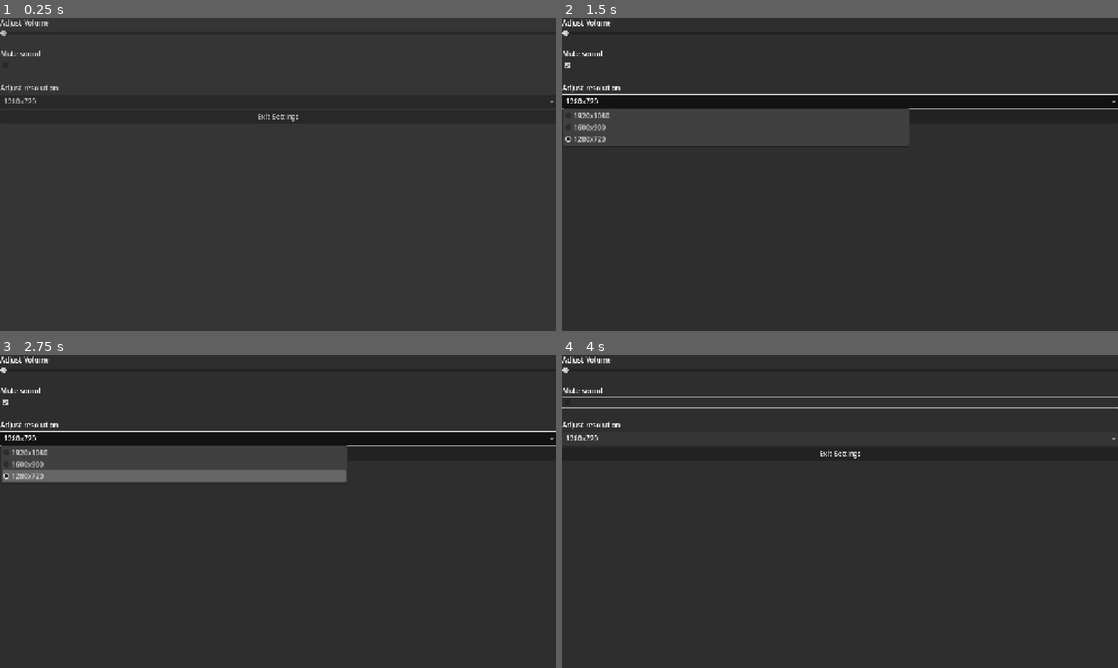
Above: before the commit, frames 1-4 (two rows, left to right).
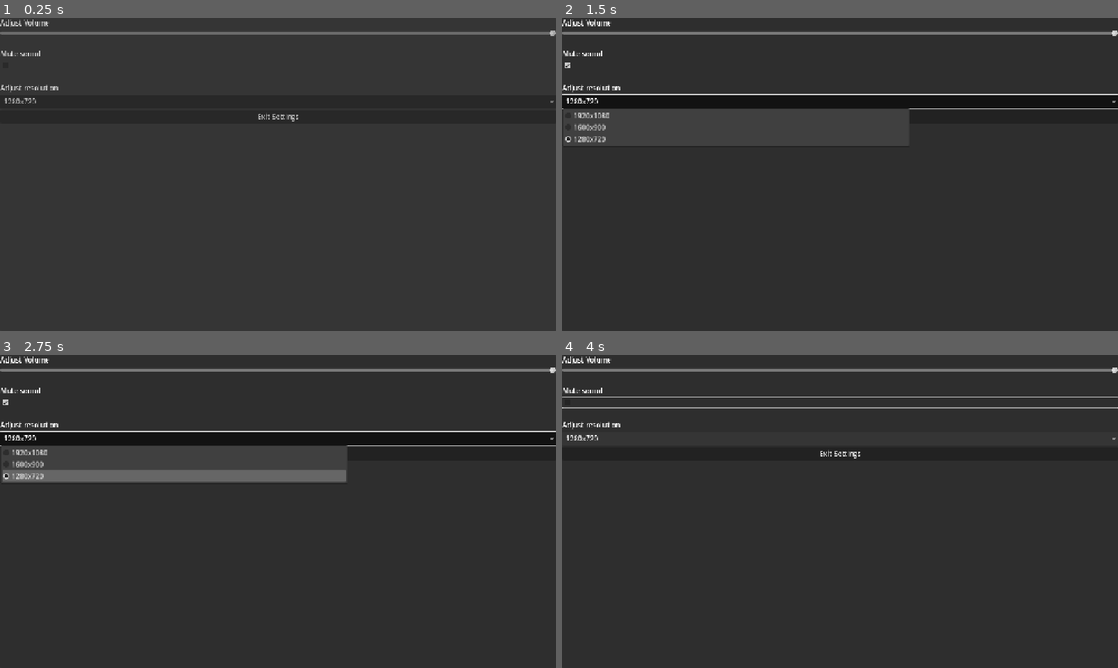
Above: after the commit, the same moments.

Repository: ToastedTeam/CaveGame
Game: Godot game, scene res://scenes/settings.tscn
Same seed, same stepped clock (60 frames per second), same inputs: the game is played once before the commit and once after it. This scene is started directly instead of the project's main scene.
Inputs (mouse positions are in pixels of both pictures, inside the frame that each line leads up to):
- Up to frame 1 (0.25 s): no input
- Up to frame 2 (1.5 s): click (840, 64) at 0.5 s; click "1280x720" at 1.25 s
- Up to frame 3 (2.75 s): tap Enter (ui_accept) at 2 s; hold Right (player_move_right) from 2.03 s (still down); tap A (player_attack) at 2.1 s; tap Up (player_jump) at 2.27 s
- Up to frame 4 (4 s): tap Enter (ui_accept) at 2.75, 3.5 s; tap D (player_dash) at 2.85 s; tap Up (player_jump) at 3.02 s; release Right (player_move_right) at 3.53 s; hold Left (player_move_left) from 3.53 s (still down); tap A (player_attack) at 3.6 s

The runs differ from the first frame. In frame 1, 0.9% of the frame differs, in the area x 0-100%, y 4-6%; in frame 2, 0.9%; in frame 3, 0.9%; in frame 4, 0.9%.

Commit message:
Make settings load audio parameters.

Diff:
--- a/scenes/settings.gd
+++ b/scenes/settings.gd
@@ -7,13 +7,16 @@
 	$AnimationPlayer.play("Blur")
 
 func _ready():
+	$PanelContainer/VBoxContainer/Volume.value = AudioServer.get_bus_volume_linear(0)*100
+	$"PanelContainer/VBoxContainer/Mute sound".button_pressed = AudioServer.is_bus_mute(0)
 	pause()
 
 func _on_volume_value_changed(value: float) -> void:
-	AudioServer.set_bus_volume_db(0,value)
+	AudioServer.set_bus_volume_linear(0,value/100)
 
 func _on_mute_sound_toggled(toggled_on: bool) -> void:
-	AudioServer.set_bus_volume_db(0,toggled_on)
+	AudioServer.set_bus_mute(0, toggled_on)
+	#AudioServer.set_bus_volume_db(0,toggled_on)
 
 func _on_resolutions_item_selected(index: int) -> void:
 	match index:
